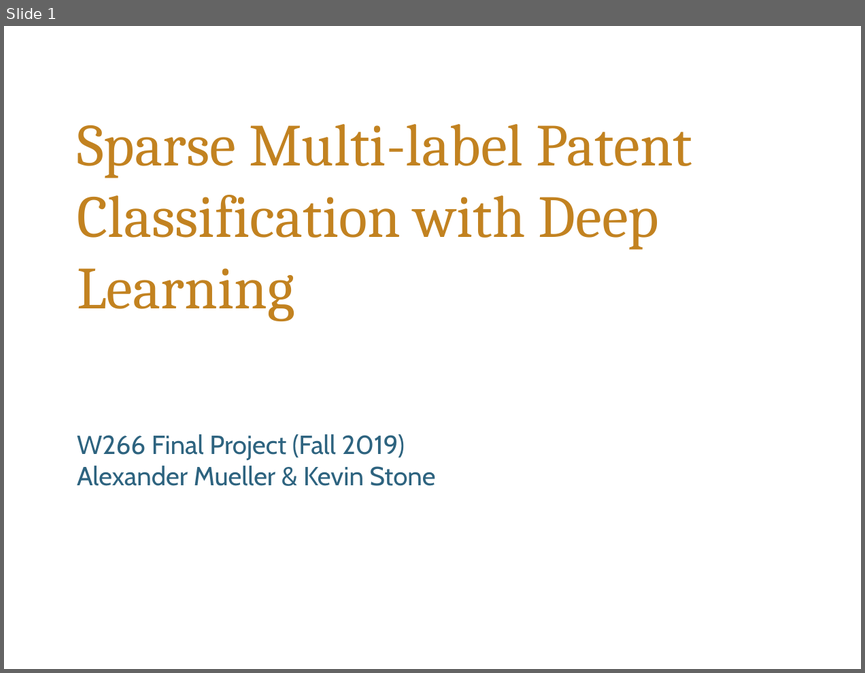
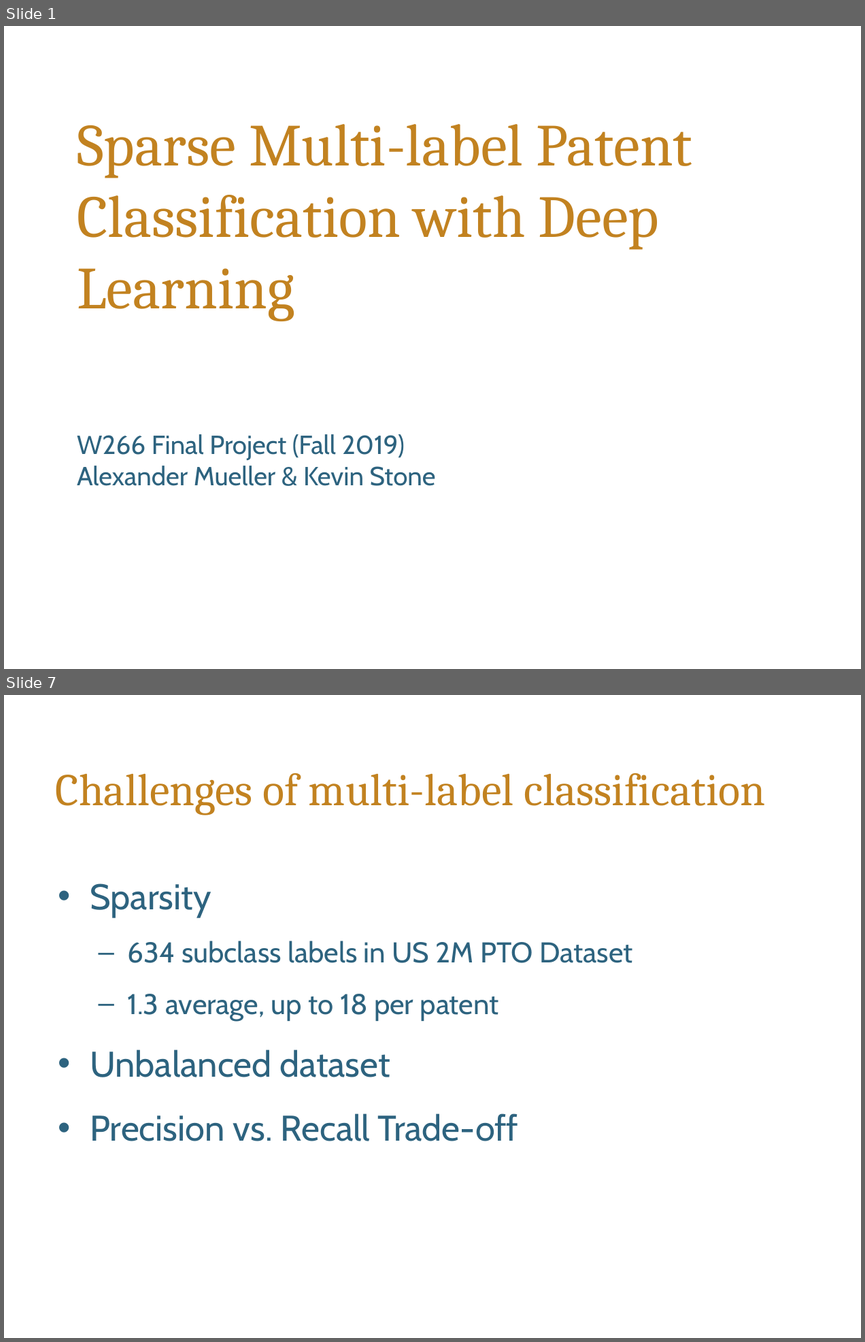
Before and after one commit to alekstoteles/NLP_final_project, a slide deck: W266_final_presentation_multilabel_patent_class_mueller_stone.pptx. Shown one above the other, each under a label of ours: slide 1 before the commit, slides 1 and 7 after it; the slides between them are not shown. The pictures are 865x673 and 865x1342 pixels, drawn with LibreOffice and Linux fonts; fonts in the diff are those of the drawing; background and template pictures are left out. Boxes give left, top, right and bottom in pixels: in the first picture for what was removed or moved away, otherwise in the second. Text is boxed around its words. In the diff, an @@ line names an element or a change of style, - is before the commit and + after.

```diff
--- a/W266_final_presentation_multilabel_patent_class_mueller_stone.pptx
+++ b/W266_final_presentation_multilabel_patent_class_mueller_stone.pptx
@@ slide 7 added at (4,695,861,1338), background #FFFFFF @@
@@ title added at (56,773,765,815), 38 pt, text #C28220 @@
+Challenges of multi-label classification
@@ text added at (90,883,633,1141), 24 pt, text #2D637F @@
+• Sparsity
+  – 634 subclass labels in US 2M PTO Dataset
+  – 1.3 average, up to 18 per patent
+• Unbalanced dataset
+• Precision vs. Recall Trade-off
```
Also in this commit, not shown: 13 other slides added, 1 slide removed.
